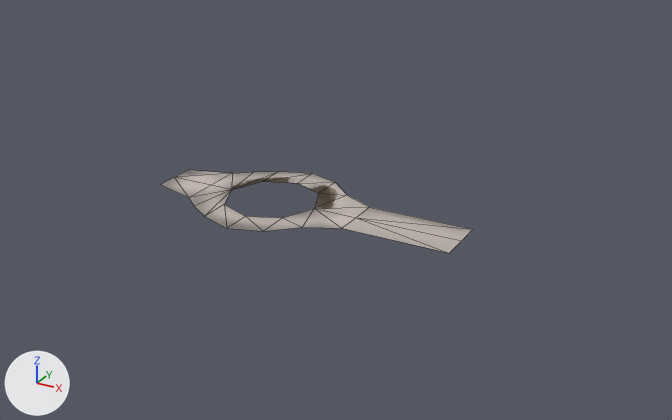
The glTF model Assets/pathWalk.glb as it was, and as the next commit left it.
Camera for both pictures: a 50 mm camera at (445.0, -565.0, 285.0) aimed at (140.0, -11.0, 9.0). Lighting does not change. The marker at lower left points along +X, +Y and +Z. Mesh edges are drawn as thin lines. Vertices at the same position are counted once.

Objects in the first picture: 'PathWalk'.
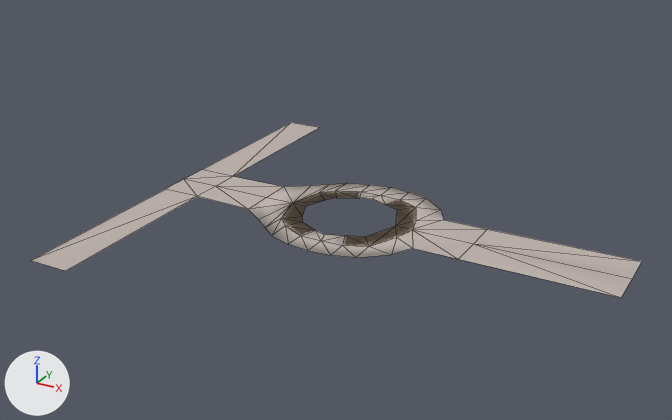
Pixel boxes (x1, y1, x2, y2) of what changed, in the pictures (672 x 420 px):
'PathWalk', reshaped, moved, rescaled (95% wider, 111% taller)
    before: (160, 170, 473, 253)
    after: (31, 122, 641, 298)
part 1 of me_plane_003, built on
    before: (189, 171, 347, 231)
    after: (31, 122, 444, 271)
part 2 of me_plane_003, surface changed
    before: (160, 170, 473, 253)
    after: (197, 177, 641, 298)

What the commit changed:
me_plane_003 is used by ob_pathwalk; location (0.0, 0.0, 0.4); scale (18.7, 18.7, 18.7).
me_plane_003 had 33 vertices, 32 faces and spanned x -1.0..12.58, y -3.34..3.34, z 0.0.
me_plane_003 now has 72 vertices, 86 faces and spans x -2.3..12.58, y -6.95..6.95, z -0.01..0.0.
Part 1, on me_plane_003:
9 vertices are removed from x 2.08..5.53, y -3.34..3.34, z 0.0.
20 faces are deleted.
12 vertices move from x 1.0..8.07, y -2.82..2.82, z 0.0 to x 1.0..8.07, y -1.98..1.98, z 0.0.
48 vertices are added at x -2.3..6.31, y -6.95..6.95, z -0.01..0.0.
74 new faces join them.
me_plane_003 part 2: 12 kept faces spanning x -1.0..12.58, y -1.19..1.19, z 0.0 get new texture (UV) coordinates.
Object 'PathWalk' (ob_pathwalk) moves from (0.0, 0.0, 0.4) to (47.2, 0.0, 0.4).
Object 'PathWalk' (ob_pathwalk) is rescaled from (18.7, 18.7, 18.7) to (24.4, 24.4, 24.4).
